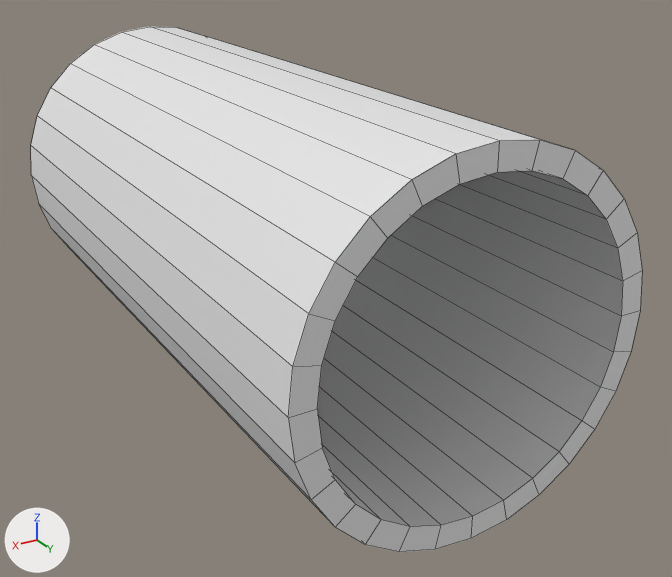
The OBJ model src/cuadc_sim/models/cuadc_tube/meshes/tube_d150_h300.obj as it was, and as the next commit left it.
The view is the same before and after, from a 50 mm camera at (0.187, 0.215, 0.146) aimed at (-0.018, -0.127, -0.025). Lighting does not change. The marker at lower left points along +X, +Y and +Z. The picture after the commit comes second. Mesh edges are drawn as thin lines. Where no turn or scale is listed for an object, it has been applied to the vertices.

Names of what the first picture shows: 'tube_d150_h300'.
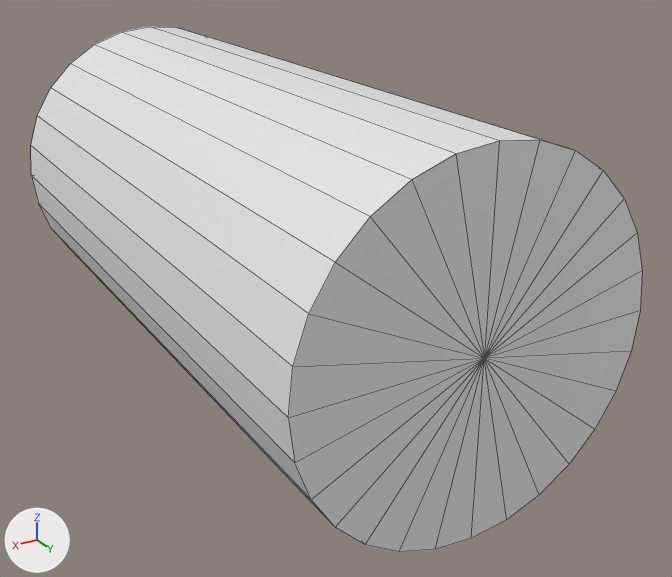
Location of each change, [x1, y1, x2, y2] in pixels of the pictures (672 x 577 px; the box of a moved part takes in the faces that stretch with it):
part 1 of me_tube_d150_h300, moved or reshaped
    both: [288, 140, 642, 552]

The change, as a diff of the scene's bpy script:
```diff
--- a/src/cuadc_sim/models/cuadc_tube/meshes/tube_d150_h300.obj.py
+++ b/src/cuadc_sim/models/cuadc_tube/meshes/tube_d150_h300.obj.py
@@ me_tube_d150_h300 @@
 # used by ob_tube_d150_h300; location = (0.0, 0.0, 0.0)
-me_tube_d150_h300.from_pydata(...)  # 112 vertices, 84 faces; spans x -0.075..0.075, y -0.3..0.0, z -0.075..0.075
+me_tube_d150_h300.from_pydata(...)  # 114 vertices, 140 faces; spans x -0.075..0.075, y -0.3..0.0, z -0.075..0.075
+# me_tube_d150_h300 part 1
+# 28 faces are deleted
+# 28 vertices in x -0.065..0.065, y 0.0, z -0.065..0.065 move by (0.0, -0.01, 0.0)
+# 2 vertices are added at (0.0, 0.0, 0.0), (0.0, -0.01, 0.0)
+# 84 new faces join them
```
